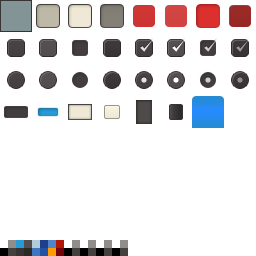
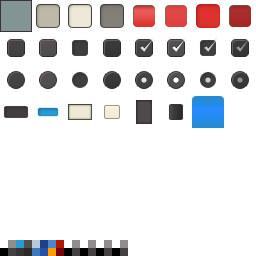
Comparing the layer stacks of the two (256, 256) images. Changes:
pixels changed over [133, 4, 251, 28] (layer not identified)
